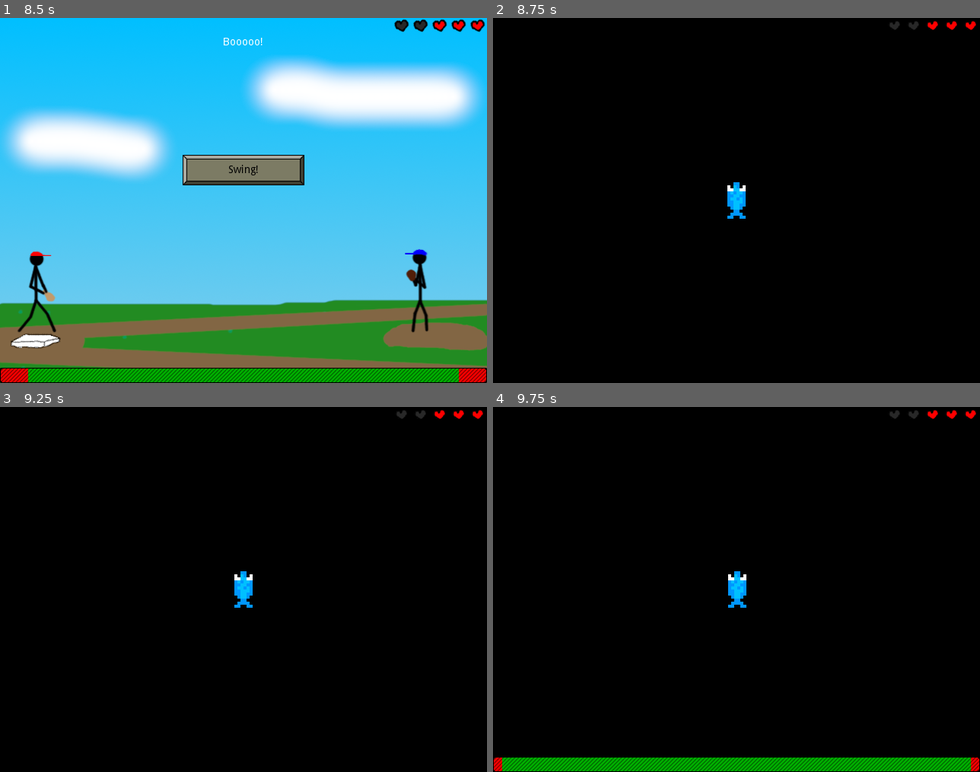
Above: before the commit, frames 1-4 (two rows, left to right).
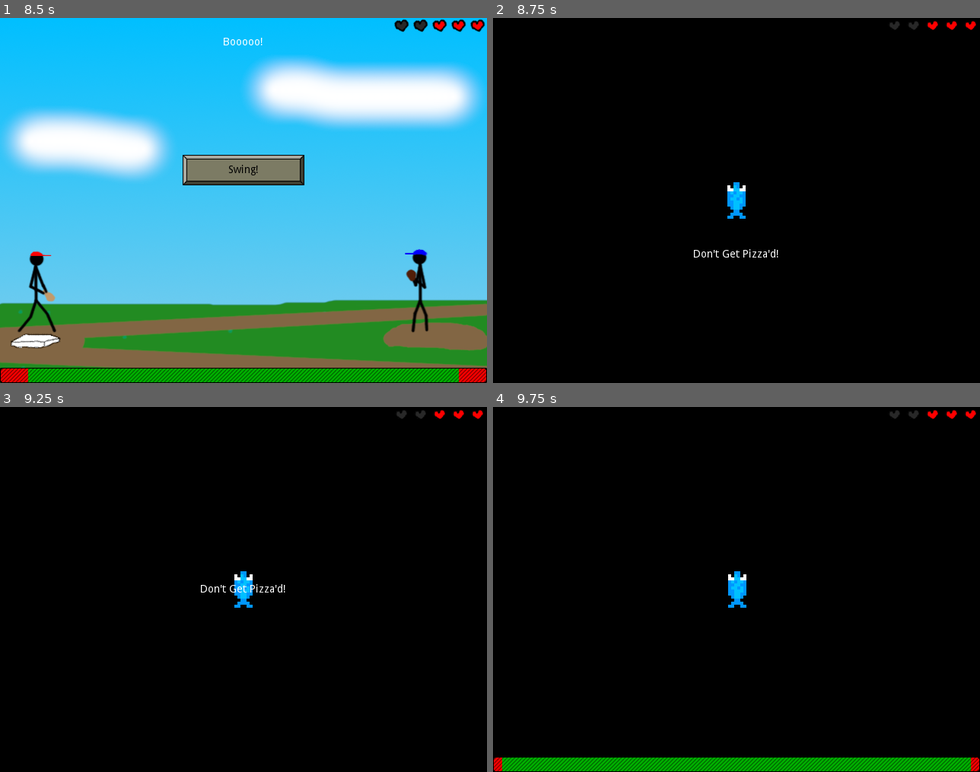
Above: after the commit, the same moments.

Repository: swashdev/minigame-madness
Game: Godot game, scene res://master/scenes/main.tscn
Two runs of this game, one before a commit and one after it. Both use one fixed random seed, a clock stepped at 60 frames per second and the inputs below.
Inputs:
- Up to frame 1 (8.5 s): tap Enter at 0.5 s; hold Right (ui_right) 0.53-1.28 s; tap Space (ui_select) at 0.77, 1.52, 3.02, 3.77, 4.52, 5.75, 6.02, 6.77, 7.52 s; hold Down (ui_down) 1.28-2.03 s; hold Right (ui_right) 2.03-2.78 s; hold Up (ui_up) 2.78-3.53 s; hold Left (ui_left) 3.53-5.03 s; hold Down (ui_down) 5.03-5.78 s; hold Right (ui_right) 5.78-6.53 s; tap A at 6.5 s; hold Up (ui_up) 6.53-7.28 s; hold Right (ui_right) 7.28-8.03 s; hold Down (ui_down) from 8.03 s (still down)
- Up to frame 2 (8.75 s): keep holding Down (ui_down)
- Up to frame 3 (9.25 s): release Down (ui_down) at 8.78 s; hold Left (ui_left) from 8.78 s (still down); tap Space (ui_select) at 9.02 s
- Up to frame 4 (9.75 s): release Left (ui_left) at 9.53 s; hold Up (ui_up) from 9.53 s (still down)

Frame 1 is identical in both runs. In frame 2, 0.2% of the frame differs, in the area x 41-59%, y 63-66%; in frame 3, 0.2%; in frame 4, nothing differs.

Commit message:
add an instruction to the anchovy minigame.

Diff:
--- a/mini/anchovy_quest/scenes/anchovy_game.tscn
+++ b/mini/anchovy_quest/scenes/anchovy_game.tscn
@@ -5,6 +5,7 @@
 
 [node name="AnchovyGame" type="Node2D"]
 script = ExtResource( 1 )
+_instruction = "Don't Get Pizza'd!"
 
 [node name="Background" type="ColorRect" parent="."]
 margin_right = 640.0
